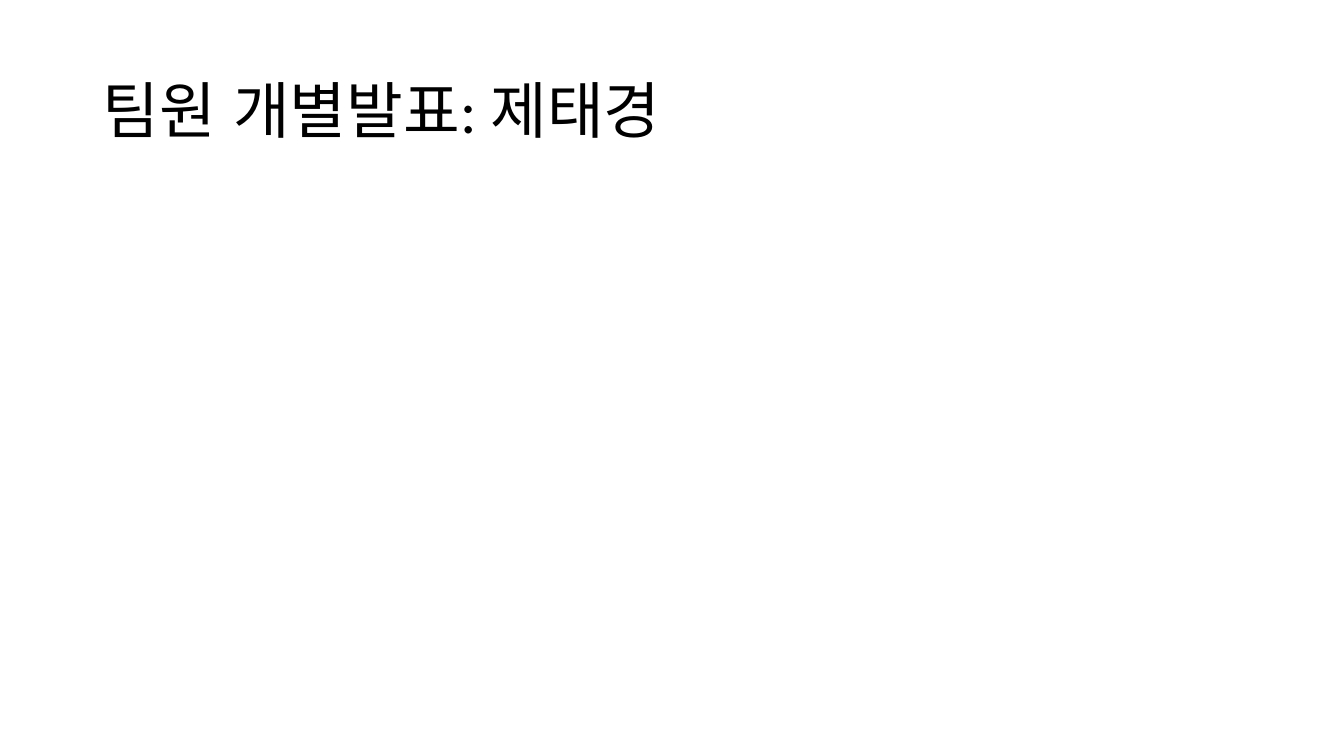
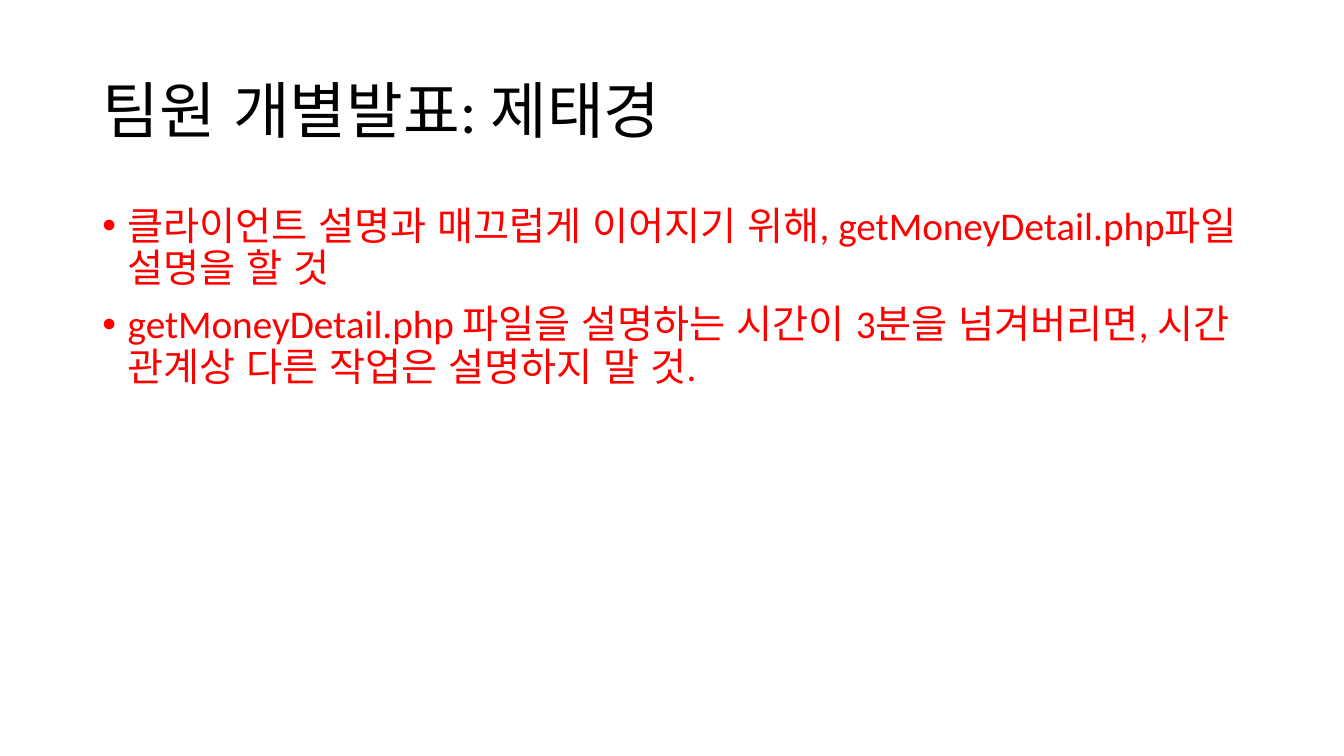
Before and after one commit to JonJaryongLee/AccountBook, a slide deck: slide 18 of 문서자료/AccountBook_최종발표_PPT.pptx (slide 17 before the commit). Drawn at 1344x756 pixels with LibreOffice and Linux fonts; fonts in the diff are those of the drawing. Boxes give left, top, right and bottom in pixels: in the first picture for what was removed or moved away, otherwise in the second. Text is boxed around its words. In the diff, an @@ line names an element or a change of style, - is before the commit and + after.

```diff
--- a/문서자료/AccountBook_최종발표_PPT.pptx
+++ b/문서자료/AccountBook_최종발표_PPT.pptx
@@ text added at (x1=128, y1=207, x2=1236, y2=384), 28 pt, text #FF0000 @@
+• 클라이언트 설명과 매끄럽게 이어지기 위해, getMoneyDetail.php파일 설명을 할 것
+• getMoneyDetail.php 파일을 설명하는 시간이 3분을 넘겨버리면, 시간 관계상 다른 작업은 설명하지 말 것.
```
Also in this commit, not shown: 4 other slides changed, 4 slides added, 2 slides removed, 1 other file.
